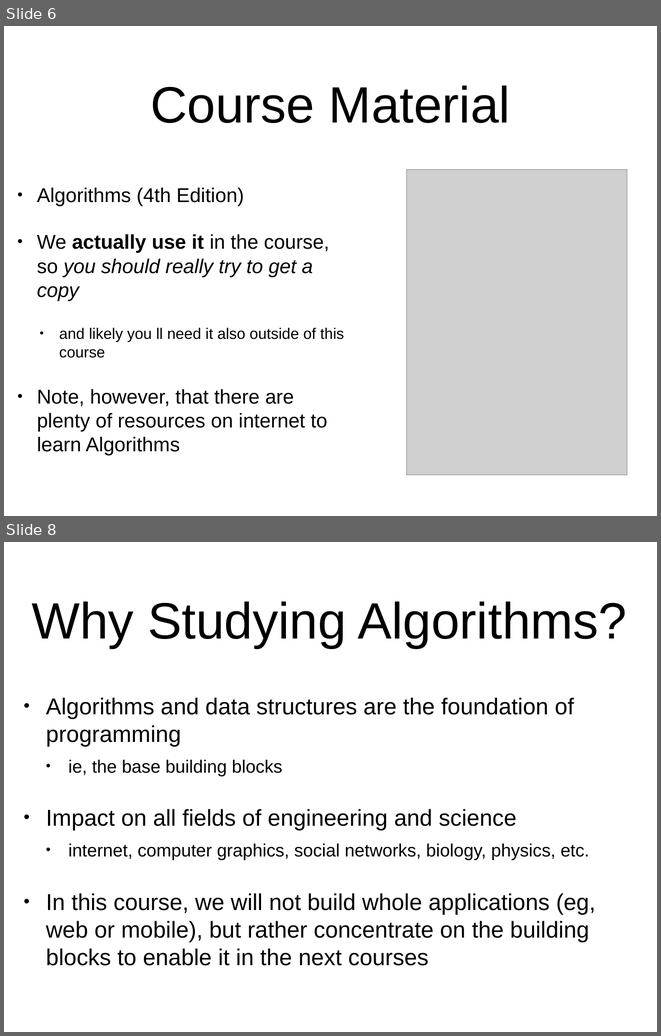
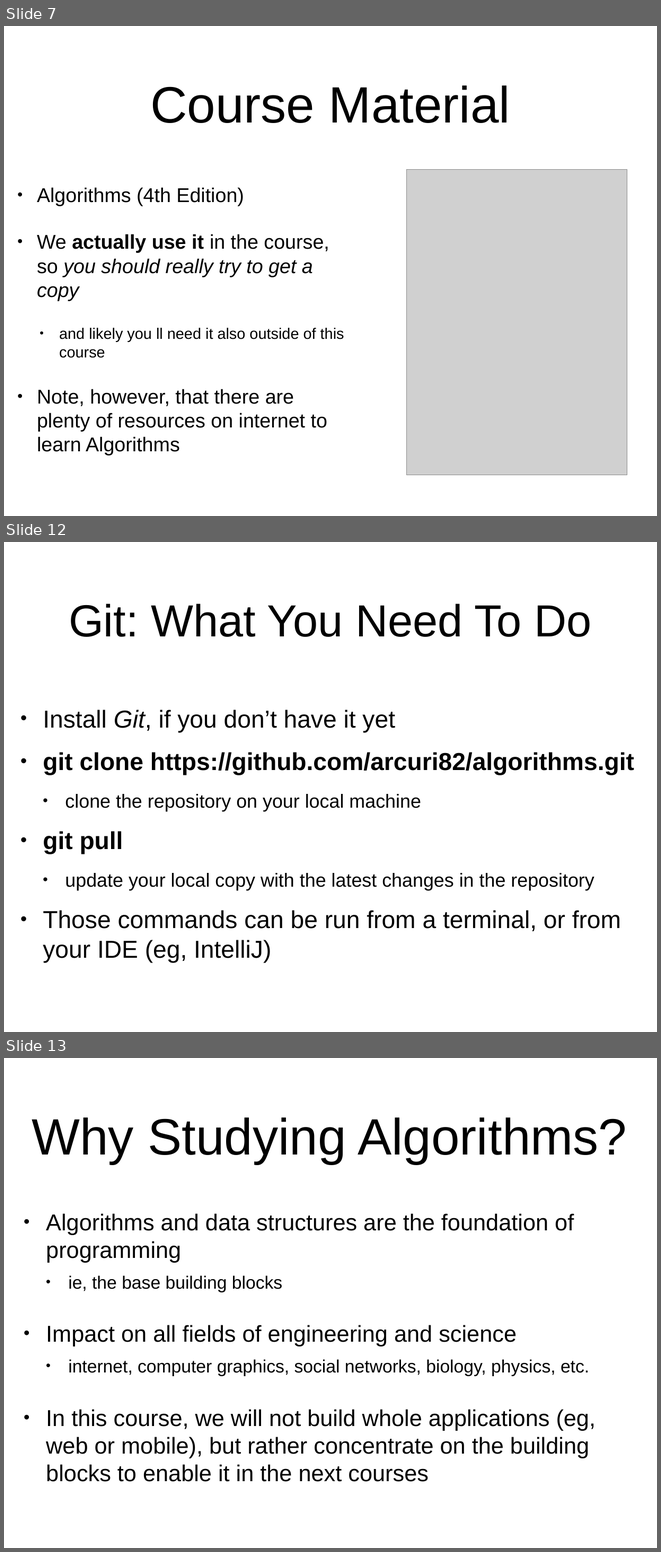
Before and after one commit to arcuri82/algorithms, a slide deck: docs/slides/01/01_intro.pptx. Shown one above the other, each under a label of ours: slides 6 and 8 before the commit, slides 7, 12 and 13 after it; the slides between them are not shown. The pictures are 661x1036 and 661x1552 pixels, drawn with LibreOffice and Linux fonts; fonts in the diff are those of the drawing; grey boxes stand for pictures. Boxes give left, top, right and bottom in pixels: in the first picture for what was removed or moved away, otherwise in the second. Text is boxed around its words. In the diff, an @@ line names an element or a change of style, - is before the commit and + after.

```diff
--- a/docs/slides/01/01_intro.pptx
+++ b/docs/slides/01/01_intro.pptx
@@ slide 12 added at bbox=[4, 542, 657, 1032], background #FFFFFF @@
@@ title added at bbox=[69, 603, 592, 637], 70.4 pt, text #000000 @@
+Git: What You Need To Do
@@ text added at bbox=[43, 709, 634, 963], 38.4 pt, text #000000 @@
+• Install Git, if you don’t have it yet
+• git clone https://github.com/arcuri82/algorithms.git
+  • clone the repository on your local machine
+• git pull
+  • update your local copy with the latest changes in the repository
+• Those commands can be run from a terminal, or from your IDE (eg, IntelliJ)
@@ what was slide 6 is now slide 7 @@
@@ what was slide 8 is now slide 13 @@
```
Also in this commit, not shown: 7 slides changed, 8 other slides added, 2 other files.
